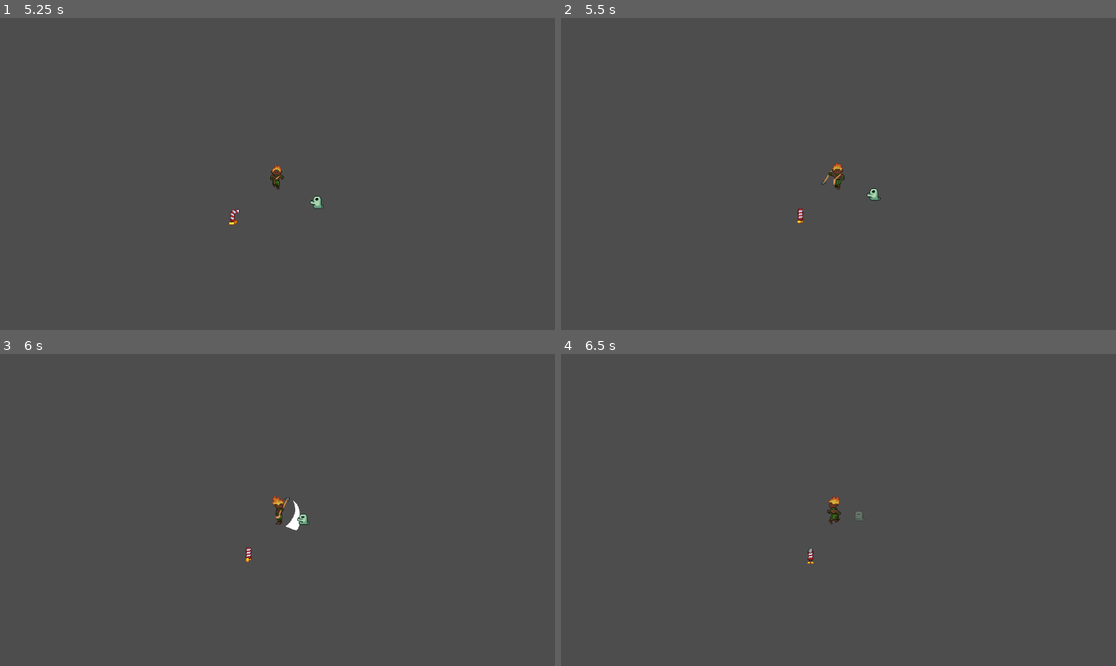
Above: before the commit, frames 1-4 (two rows, left to right).
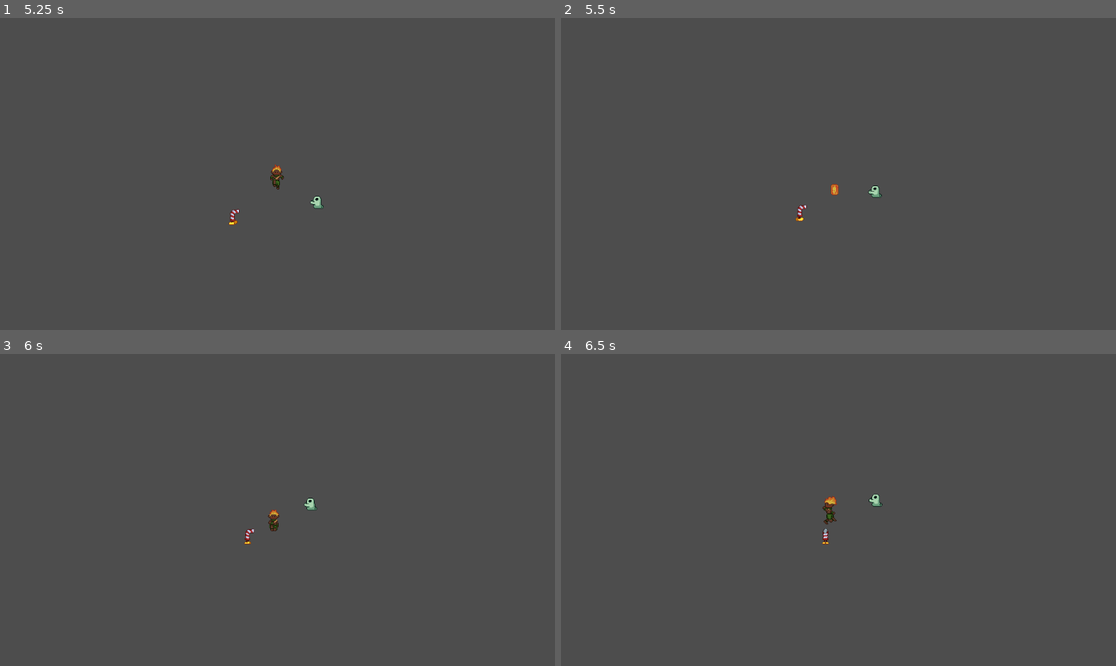
Above: after the commit, the same moments.

Repository: carolinalimaal/tekoha
Game: Godot game, scene res://UI/main_menu/main_menu.tscn
The game is run twice, just before and just after one commit, with the same random seed, the same clock (stepped at 60 frames per second) and the same inputs.
Inputs (mouse positions are in pixels of both pictures, inside the frame that each line leads up to):
- Up to frame 1 (5.25 s): click "Novo Jogo" at 0.5 s; click "Novo Jogo" at 1.25 s; click "Carregar Jogo" at 2 s; tap Enter at 2.75 s; move the mouse to (399, 158) at 2.77 s; hold D (move_right) 2.78-3.53 s; click (399, 158) at 2.85 s; move the mouse to (166, 189) at 3.52 s; hold S (move_down) 3.53-4.28 s; click (166, 189) at 3.6 s; move the mouse to (333, 105) at 4.27 s; hold D (move_right) 4.28-5.03 s; hold R (interact) 4.28-5.03 s; click (333, 105) at 4.55 s; move the mouse to (249, 236) at 5.02 s; hold W (move_up) from 5.03 s (still down); right-click (249, 236) at 5.1 s
- Up to frame 2 (5.5 s): keep holding W (move_up); click (810, 236) at 5.3 s
- Up to frame 3 (6 s): move the mouse to (444, 556) at 5.77 s; release W (move_up) at 5.78 s; hold A (move_left) from 5.78 s (still down); click (444, 556) at 5.85 s
- Up to frame 4 (6.5 s): keep holding A (move_left)

Frame 1 is identical in both runs. In frame 2, 0.3% of the frame differs, in the area x 42-58%, y 46-66%; in frame 3, 0.5%, in the area x 44-58%, y 45-67%; in frame 4, 0.4%.

Commit message:
fix: bloquear ataques em ROLL

Diff:
--- a/tekoha/entities/player/player.gd
+++ b/tekoha/entities/player/player.gd
@@ -44,6 +44,10 @@
 		return
 
 	if GlobalRefs.input_manager.get_action_pressed("attack"):
+		# Bloquear ataque se estiver em ROLL
+		if state_machine.current_state.name == "Roll":
+			return
+
 		if state_machine.current_state.name != "AttackEnd":
 			state_machine.current_state.transition_to("attack1")
 		else:
